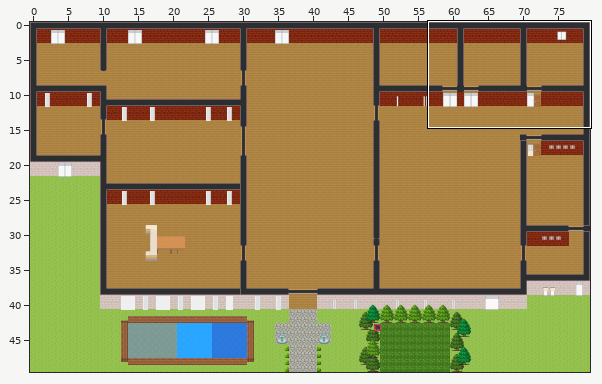
Tiled map (JSON): map.tmj. The picture above shows the old version from afar; the outline marks the close-up.
Close-up. Before:
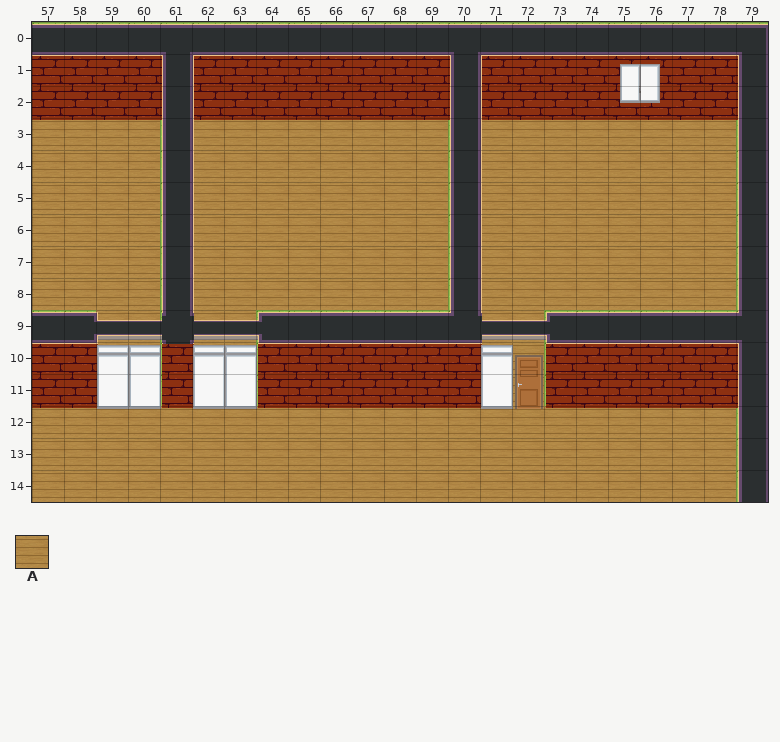
Cells are 32x32 px. Shown: x 57..79, y 0..14. The commit also changed other parts of the map, which this record leaves out.
Key: from "WA_Room_Builder": A 355.
_ is an empty cell.
Layers that did not change in this view are not listed.
Layer "floor/Sols Interieurs" before, first column x 57:
 0 _______________________
 1 _______________________
 2 _______________________
 3 AAAA_AAAAAAAA_AAAAAAAA_
 4 AAAA_AAAAAAAA_AAAAAAAA_
 5 AAAA_AAAAAAAA_AAAAAAAA_
 6 AAAA_AAAAAAAA_AAAAAAAA_
 7 AAAA_AAAAAAAA_AAAAAAAA_
 8 AAAA_AAAAAAAA_AAAAAAAA_
 9 __AA_AA_______AA_______
10 __AA_AA_______AA_______
11 __AA_AA_______AA_______
12 AAAAAAAAAAAAAAAAAAAAAA_
13 AAAAAAAAAAAAAAAAAAAAAA_
14 AAAAAAAAAAAAAAAAAAAAAA_
The result:
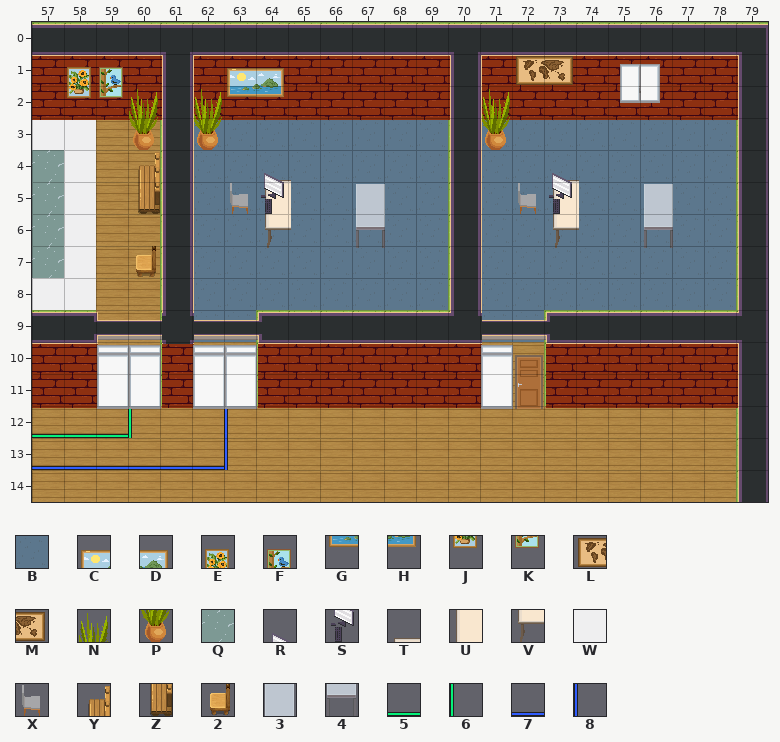
Further tiles: from "WA_CYBER": B 45; from "WA_Decoration": C 6, D 7, E 8, F 9, G 18, H 19, J 20, K 21, L 24, M 25, N 75, P 87; from "WA_Exterior": Q 678; from "WA_Miscellaneous": R 21, S 31, T 33, U 43, V 53; from "WA_Room_Builder": W 120; from "WA_Seats": X 119, Y 147, Z 160, 2 171; from "WA_Tables": 3 18, 4 28; from "WA_User_Interface": 5 166, 6 167, 7 192, 8 193.
Tiles of an added or newly shown layer are drawn over the layers below it.
Changes in this commit:
Changed rows in their new state; . is an unchanged cell.
layer "Plantes et Deco" offset 3,3 -> 0,0 px
Layer "floor/Sols Interieurs":
first column x 57:
 3 WW...BBBBBBBB.BBBBBBBB
 4 QW...BBBBBBBB.BBBBBBBB
 5 QW...BBBBBBBB.BBBBBBBB
 6 QW...BBBBBBBB.BBBBBBBB
 7 QW...BBBBBBBB.BBBBBBBB
 8 WW...BBBBBBBB.BBBBBBBB
 9 .....BB.......BB......
Layer "floor/Marquage Sol" (added):
first column x 57:
12 5556..8
13 7777778
Layer "Mobilier vue Haut":
first column x 64:
 4 T........T...
 5 U..3.....U..3
 6 V..4.....V..4
Layer "Plantes et Deco":
first column x 58:
 1 EF...CD.......LM
 2 JKN.NGH......N..
 3 ..P.P........P..
 4 ..Y...R........R
 5 ..Z..XS.......XS
 7 ..2.............
